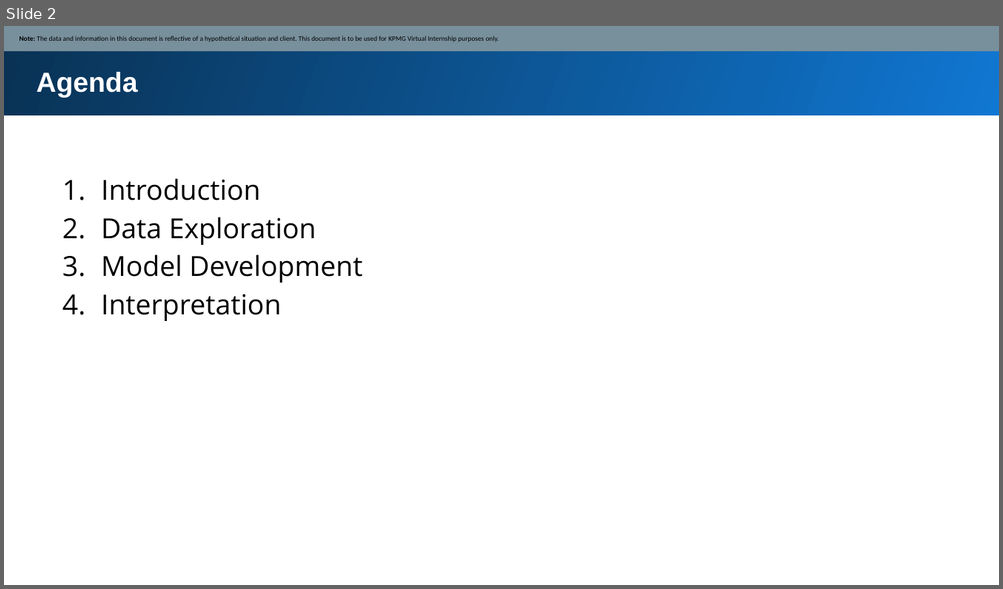
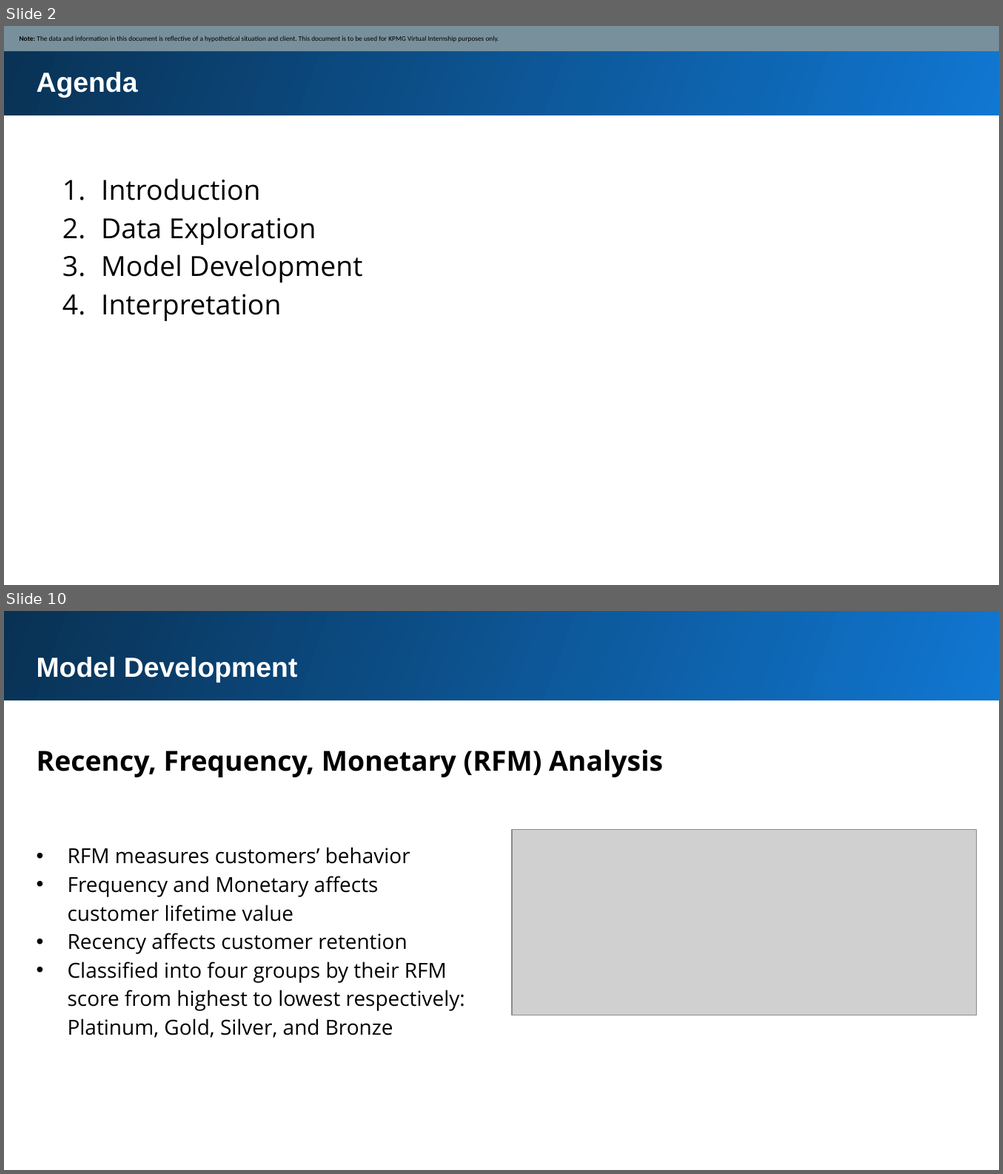
Before and after one commit to daniel8691/Market_strategy_analysis, a slide deck: Module_two/Module_2_Template_slide.pptx. Shown one above the other, each under a label of ours: slide 2 before the commit, slides 2 and 10 after it; the slides between them are not shown. The pictures are 1003x589 and 1003x1174 pixels, drawn with LibreOffice and Linux fonts; fonts in the diff are those of the drawing; grey boxes stand for pictures. Boxes give left, top, right and bottom in pixels: in the first picture for what was removed or moved away, otherwise in the second. Text is boxed around its words. In the diff, an @@ line names an element or a change of style, - is before the commit and + after.

```diff
--- a/Module_two/Module_2_Template_slide.pptx
+++ b/Module_two/Module_2_Template_slide.pptx
@@ slide 10 added at [4,611,999,1170], background #FFFFFF @@
@@ rectangle added at [4,611,999,701], fill gradient #1077D2 to #093153 @@
@@ text added at [37,657,298,683], 20 pt, text #FFFFFF, bold @@
+Model Development
@@ text added at [37,749,663,777], 20 pt, text #000000, bold @@
+Recency, Frequency, Monetary (RFM) Analysis
@@ picture added at [512,830,976,1016] @@
@@ text added at [68,847,465,1038], 15 pt, text #000000 @@
+• RFM measures customers’ behavior
+• Frequency and Monetary affects customer lifetime value
+• Recency affects customer retention
+• Classified into four groups by their RFM score from highest to lowest respectively: Platinum, Gold, Silver, and Bronze
```
Also in this commit, not shown: 1 slide changed, 11 other slides added, 5 slides removed, 17 other files.
